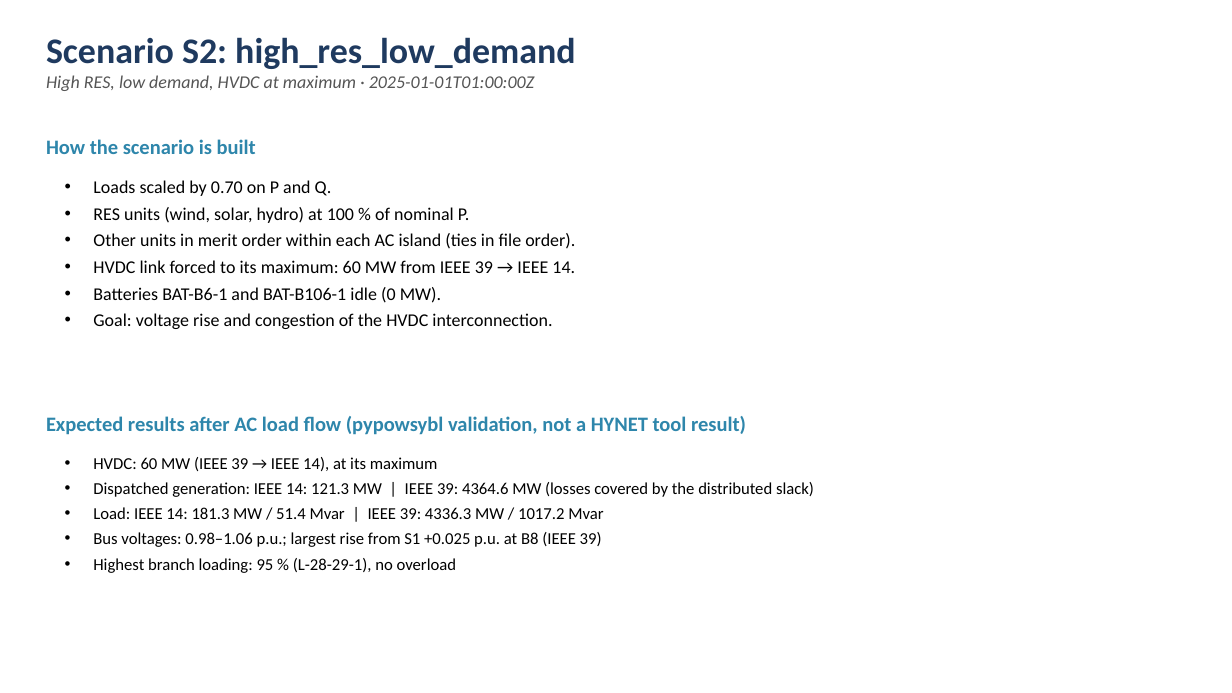
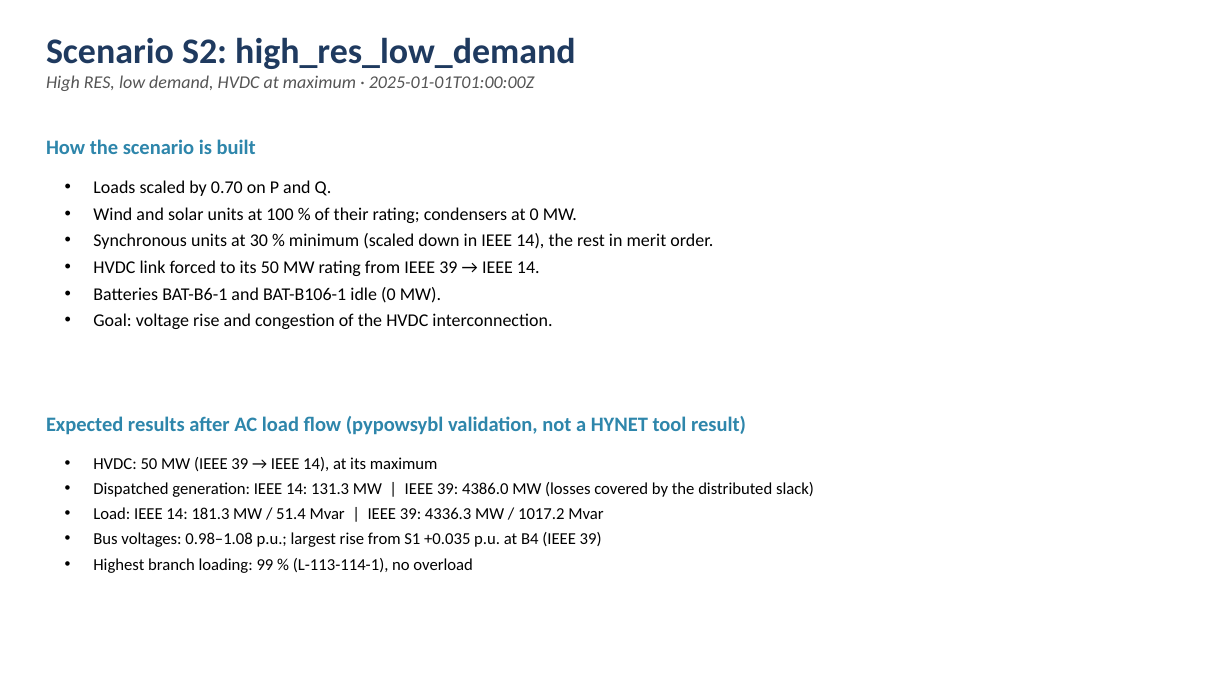
Before and after one commit to SuperGrid-Institute/hynet-t32-reference-test-case, a slide deck: slide 6 of docs/scenarios_presentation.pptx. Drawn at 1232x693 pixels with LibreOffice and Linux fonts; fonts in the diff are those of the drawing. Boxes give left, top, right and bottom in pixels: in the first picture for what was removed or moved away, otherwise in the second. Text is boxed around its words. In the diff, an @@ line names an element or a change of style, - is before the commit and + after.

Commit message:
feat(scenarios): rate units as in PowerFactory, add RES units and rebuild S1–S3

```diff
--- a/docs/scenarios_presentation.pptx
+++ b/docs/scenarios_presentation.pptx
@@ text at [93, 207, 713, 276]: text changed @@
-• RES units (wind, solar, hydro) at 100 % of nominal P.
-• Other units in merit order within each AC island (ties in file order).
-• HVDC link forced to its maximum: 60 MW from IEEE 39 → IEEE 14.
+• Wind and solar units at 100 % of their rating; condensers at 0 MW.
+• Synchronous units at 30 % minimum (scaled down in IEEE 14), the rest in merit order.
+• HVDC link forced to its 50 MW rating from IEEE 39 → IEEE 14.
@@ text at [93, 457, 814, 497]: text changed @@
-• HVDC: 60 MW (IEEE 39 → IEEE 14), at its maximum
-• Dispatched generation: IEEE 14: 121.3 MW | IEEE 39: 4364.6 MW (losses covered by the distributed slack)
+• HVDC: 50 MW (IEEE 39 → IEEE 14), at its maximum
+• Dispatched generation: IEEE 14: 131.3 MW | IEEE 39: 4386.0 MW (losses covered by the distributed slack)
@@ text at [93, 532, 602, 573]: text changed @@
-• Bus voltages: 0.98–1.06 p.u.; largest rise from S1 +0.025 p.u. at B8 (IEEE 39)
-• Highest branch loading: 95 % (L-28-29-1), no overload
+• Bus voltages: 0.98–1.08 p.u.; largest rise from S1 +0.035 p.u. at B4 (IEEE 39)
+• Highest branch loading: 99 % (L-113-114-1), no overload
```
Also in this commit, not shown: 3 other slides changed, 54 other files.
